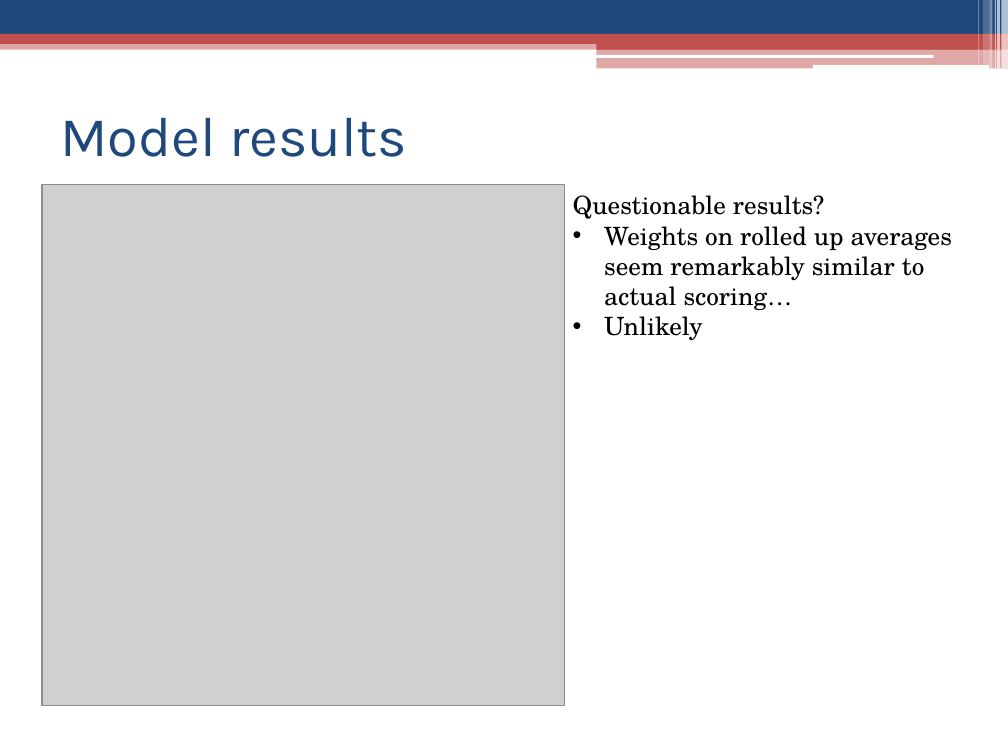
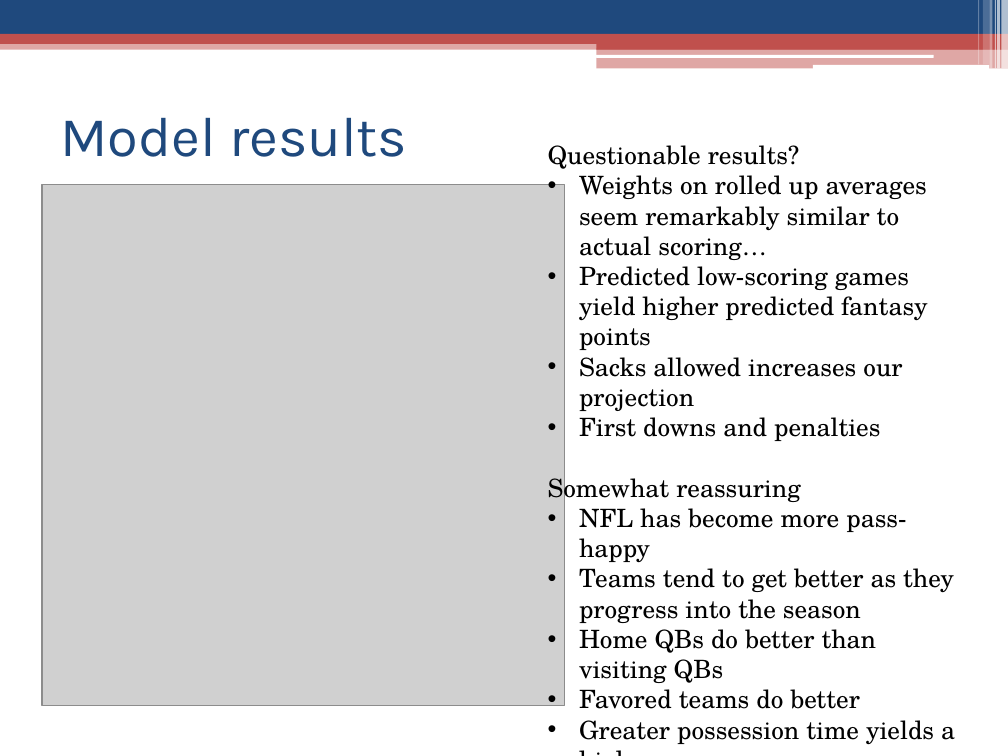
Before and after one commit to vyang91/DAT8, a slide deck: slide 11 of project/qb_projections/presentation.pptx. Drawn at 1008x756 pixels with LibreOffice and Linux fonts; fonts in the diff are those of the drawing; grey boxes stand for pictures. Boxes give left, top, right and bottom in pixels: in the first picture for what was removed or moved away, otherwise in the second. Text is boxed around its words. In the diff, an @@ line names an element or a change of style, - is before the commit and + after.

```diff
--- a/project/qb_projections/presentation.pptx
+++ b/project/qb_projections/presentation.pptx
@@ text "Questionable results?": place and size @@
-text "Questionable results?" at [573,195,952,341]
+text "Questionable results?" at [548,145,954,740]
@@ text at [548,266,954,740]: text changed @@
-• Unlikely
+• Predicted low-scoring games yield higher predicted fantasy points
+• Sacks allowed increases our projection
+• First downs and penalties
+Somewhat reassuring
+• NFL has become more pass-happy
+• Teams tend to get better as they progress into the season
+• Home QBs do better than visiting QBs
+• Favored teams do better
+• Greater possession time yields a higher score
```
Also in this commit, not shown: 2 other slides changed.
